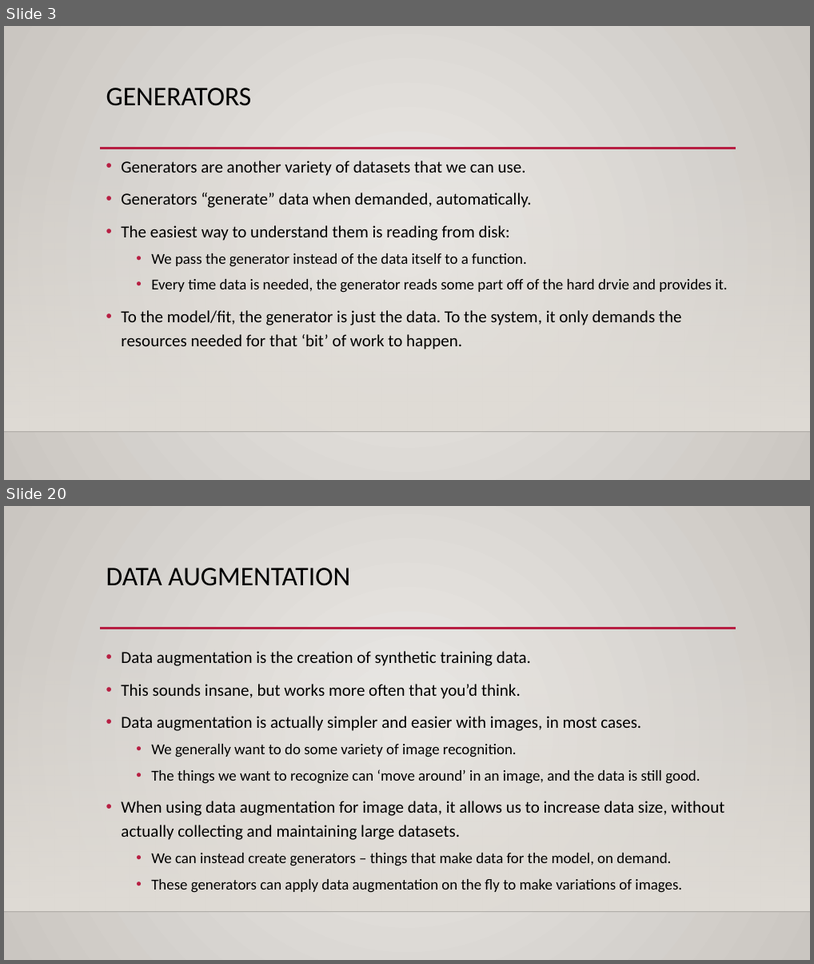
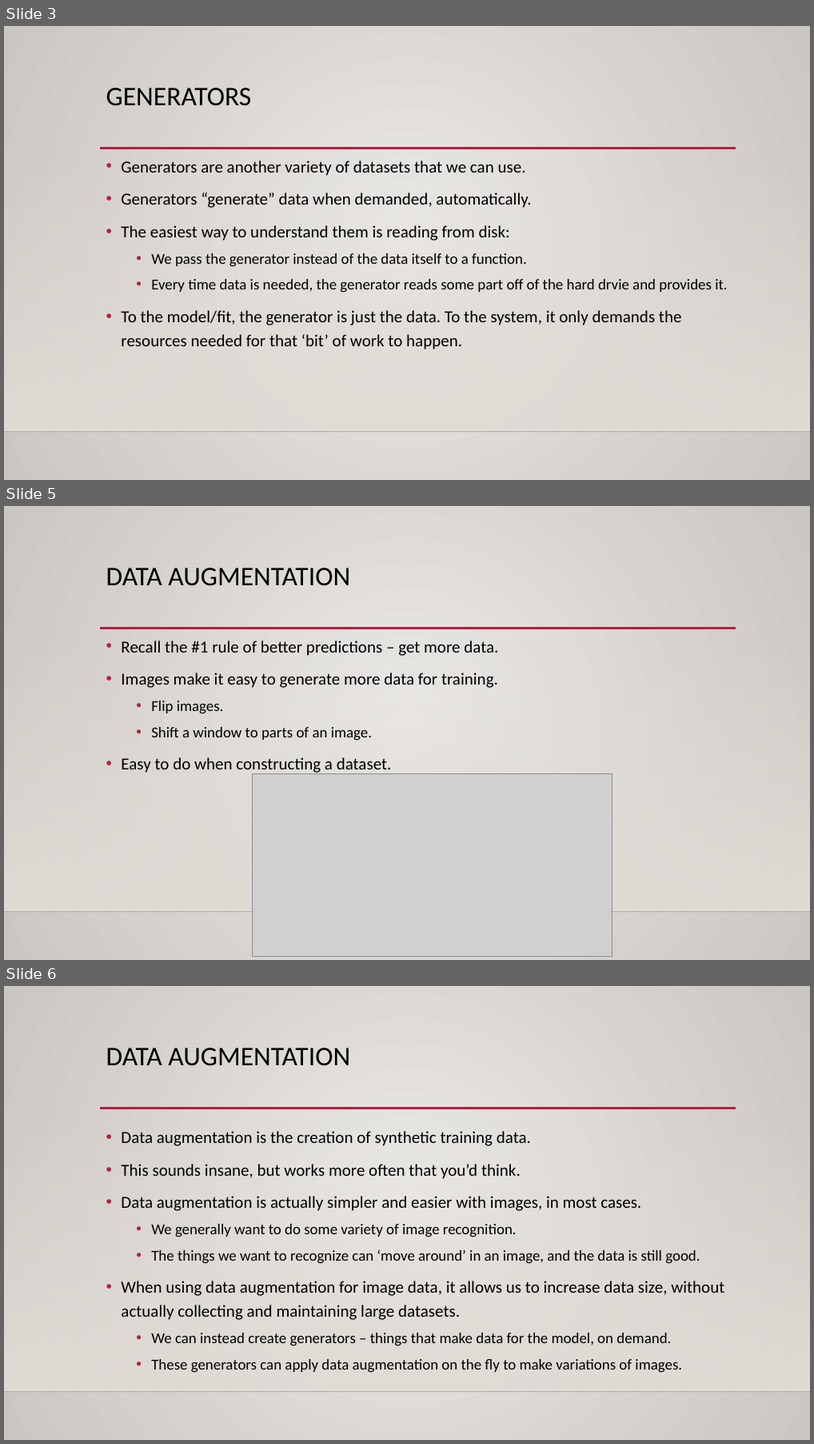
Before and after one commit to calvint13/Intro_to_Machine_Learning_Student_Workbooks, a slide deck: reference_content/Slides/tensorboard_cnn_2.pptx. Shown one above the other, each under a label of ours: slides 3 and 20 before the commit, slides 3, 5 and 6 after it; the slides between them are not shown. The pictures are 814x964 and 814x1444 pixels, drawn with LibreOffice and Linux fonts; fonts in the diff are those of the drawing; grey boxes stand for pictures; background and template pictures are left out. Boxes give left, top, right and bottom in pixels: in the first picture for what was removed or moved away, otherwise in the second. Text is boxed around its words. In the diff, an @@ line names an element or a change of style, - is before the commit and + after.

```diff
--- a/reference_content/Slides/tensorboard_cnn_2.pptx
+++ b/reference_content/Slides/tensorboard_cnn_2.pptx
@@ slide 5 added at box(4, 506, 810, 960), background gradient #ECEAE7 to #CAC7C1; not listed: 3 template elements that a slide beside it also shows @@
@@ title added at box(106, 568, 350, 586), 32 pt, text #000000 @@
+DATA AUGMENTATION
@@ text added at box(121, 640, 498, 774), 20 pt, text #000000 @@
+• Recall the #1 rule of better predictions – get more data.
+• Images make it easy to generate more data for training.
+  • Flip images.
+  • Shift a window to parts of an image.
+• Easy to do when constructing a dataset.
@@ picture added at box(253, 773, 613, 956) @@
@@ what was slide 20 is now slide 6 @@
```
Also in this commit, not shown: 3 slides changed, 8 other slides added, 5 slides removed, 1 other file.
